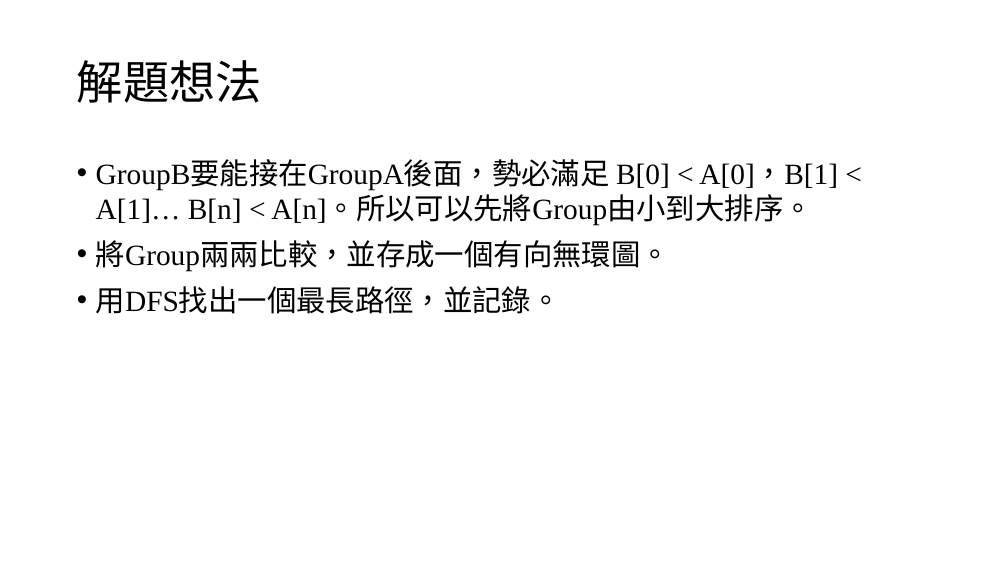
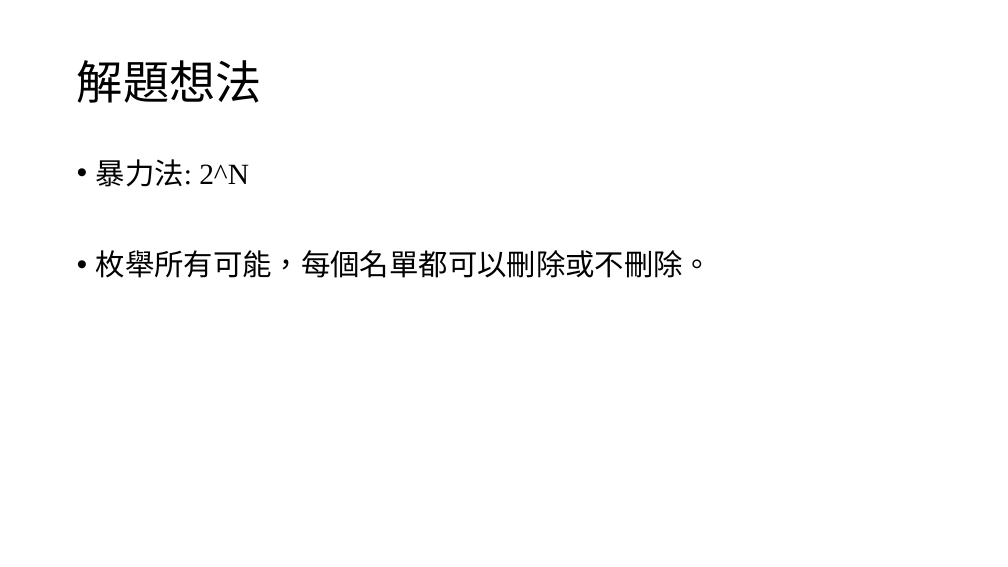
Before and after one commit to louisfghbvc/GenericProgrammingSTL, a slide deck: slide 5 of HW4 應用程式設計/說明.pptx. Drawn at 1008x567 pixels with LibreOffice and Linux fonts; fonts in the diff are those of the drawing. Boxes give left, top, right and bottom in pixels: in the first picture for what was removed or moved away, otherwise in the second. Text is boxed around its words. In the diff, an @@ line names an element or a change of style, - is before the commit and + after.

```diff
--- a/HW4 應用程式設計/說明.pptx
+++ b/HW4 應用程式設計/說明.pptx
@@ text at box(96, 159, 713, 278): text changed @@
-• GroupB要能接在GroupA後面，勢必滿足 B[0] < A[0]，B[1] < A[1]… B[n] < A[n]。所以可以先將Group由小到大排序。
-• 將Group兩兩比較，並存成一個有向無環圖。
-• 用DFS找出一個最長路徑，並記錄。
+• 暴力法: 2^N
+• 枚舉所有可能，每個名單都可以刪除或不刪除。
```
Also in this commit, not shown: 2 other slides changed, 4 slides added, 2 slides removed.
